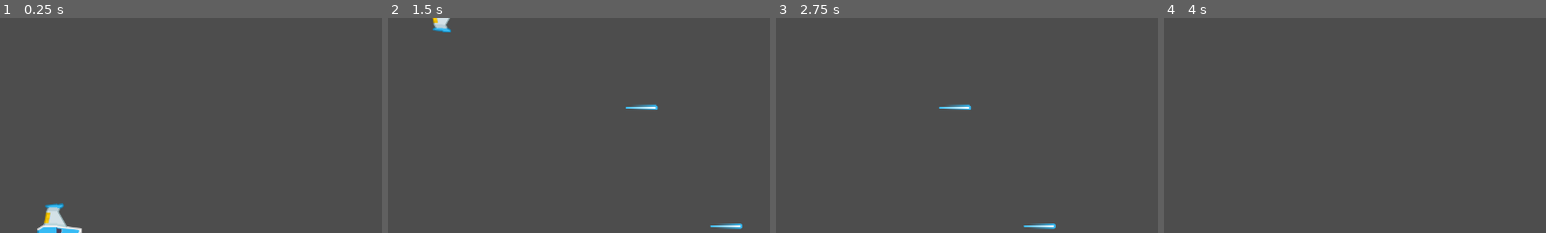
Above: before the commit, frames 1-4 (left to right).
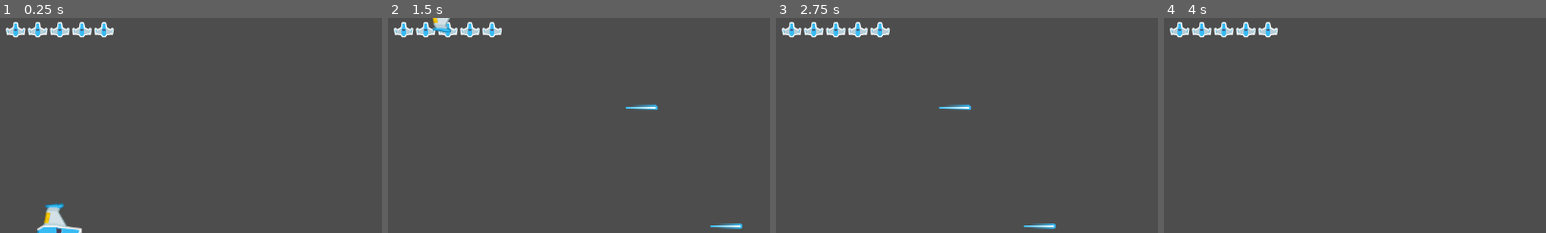
Above: after the commit, the same moments.

Repository: devlup-fsu/your-first-game-fall-2023
Game: Godot game, scene res://main.tscn
Same seed, same stepped clock (60 frames per second), same inputs: the game is played once before the commit and once after it.
Inputs:
- Up to frame 1 (0.25 s): no input
- Up to frame 2 (1.5 s): tap Enter at 0.5 s; hold W (player_up) 0.53-1.28 s; hold Space (player_shoot) 0.53-1.28 s; hold S (player_down) from 1.28 s (still down); tap Space (player_shoot) at 1.35 s
- Up to frame 3 (2.75 s): release S (player_down) at 2.03 s; hold W (player_up) from 2.03 s (still down); hold Space (player_shoot) from 2.03 s (still down)
- Up to frame 4 (4 s): release Space (player_shoot) at 2.78 s; tap Space (player_shoot) at 2.85 s; release W (player_up) at 3.53 s; hold S (player_down) from 3.53 s (still down); hold Space (player_shoot) from 3.53 s (still down)
The pictures show only the part of the screen within x 0-50%, y 0-50%; the shares and areas given below are measured in that part.

The runs differ from the first frame. In frame 1, 1.1% of the frame differs, in the area x 1-30%, y 1-10%; in frame 2, 1.1%; in frame 3, 1.1%; in frame 4, 1.1%.

Commit message:
Add player life UI

Diff:
--- a/entities/player/player.gd
+++ b/entities/player/player.gd
@@ -28,6 +28,6 @@
 
 
 func damage(amount: int):
-    health -= amount
+    health = clampi(health - amount, 0, MAX_HEALTH)
     if health <= 0:
         queue_free()
--- a/main.tscn
+++ b/main.tscn
@@ -1,10 +1,13 @@
-[gd_scene load_steps=4 format=3 uid="uid://kvyekors3lat"]
+[gd_scene load_steps=5 format=3 uid="uid://kvyekors3lat"]
 
+[ext_resource type="PackedScene" uid="uid://begas6qek7wp" path="res://ui/ui_life.tscn" id="1_3u5cu"]
 [ext_resource type="PackedScene" uid="uid://c7lmyftpm7xfx" path="res://entities/player/player.tscn" id="1_vy1xi"]
 [ext_resource type="PackedScene" uid="uid://b6jvubmd08clm" path="res://entities/enemy/enemy.tscn" id="2_14wkh"]
 [ext_resource type="Script" path="res://entities/laser/laser_spawner.gd" id="3_5qyvn"]
 
 [node name="Main" type="Node2D"]
+
+[node name="UiLife" parent="." instance=ExtResource("1_3u5cu")]
 
 [node name="Player" parent="." instance=ExtResource("1_vy1xi")]
 position = Vector2(100, 360)
--- /dev/null
+++ b/ui/ui_life.gd
@@ -0,0 +1,10 @@
+extends Control
+
+
+func _process(delta):
+    var player = Globals.get_player()
+    if player:
+        $TextureRect.visible = true
+        $TextureRect.size.x = 37 * player.health
+    else:
+        $TextureRect.size.x = 0
--- /dev/null
+++ b/ui/ui_life.tscn
@@ -0,0 +1,23 @@
+[gd_scene load_steps=3 format=3 uid="uid://begas6qek7wp"]
+
+[ext_resource type="Texture2D" uid="uid://cyonk1hnnqm1o" path="res://ui/player_life.png" id="1_2jt5g"]
+[ext_resource type="Script" path="res://ui/ui_life.gd" id="1_vdm40"]
+
+[node name="UiLife" type="Control"]
+layout_mode = 3
+anchors_preset = 15
+anchor_right = 1.0
+anchor_bottom = 1.0
+grow_horizontal = 2
+grow_vertical = 2
+script = ExtResource("1_vdm40")
+
+[node name="TextureRect" type="TextureRect" parent="."]
+layout_mode = 0
+offset_left = 8.0
+offset_top = 7.0
+offset_right = 45.0
+offset_bottom = 33.0
+texture = ExtResource("1_2jt5g")
+expand_mode = 1
+stretch_mode = 1
Binary file added: ui/player_life.png
Not shown, added: ui/player_life.png.import
Not shown, changed: .DS_Store
